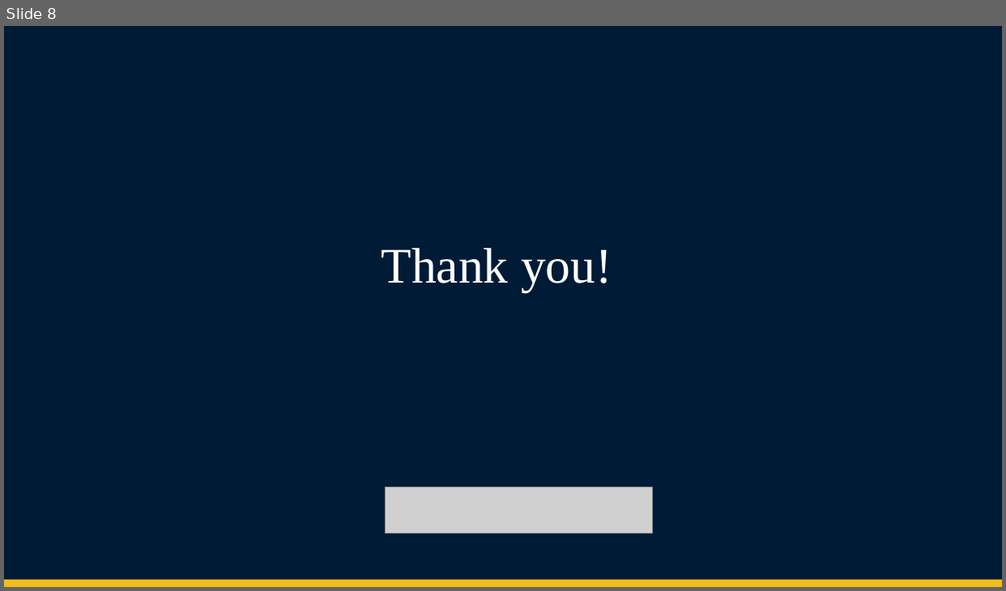
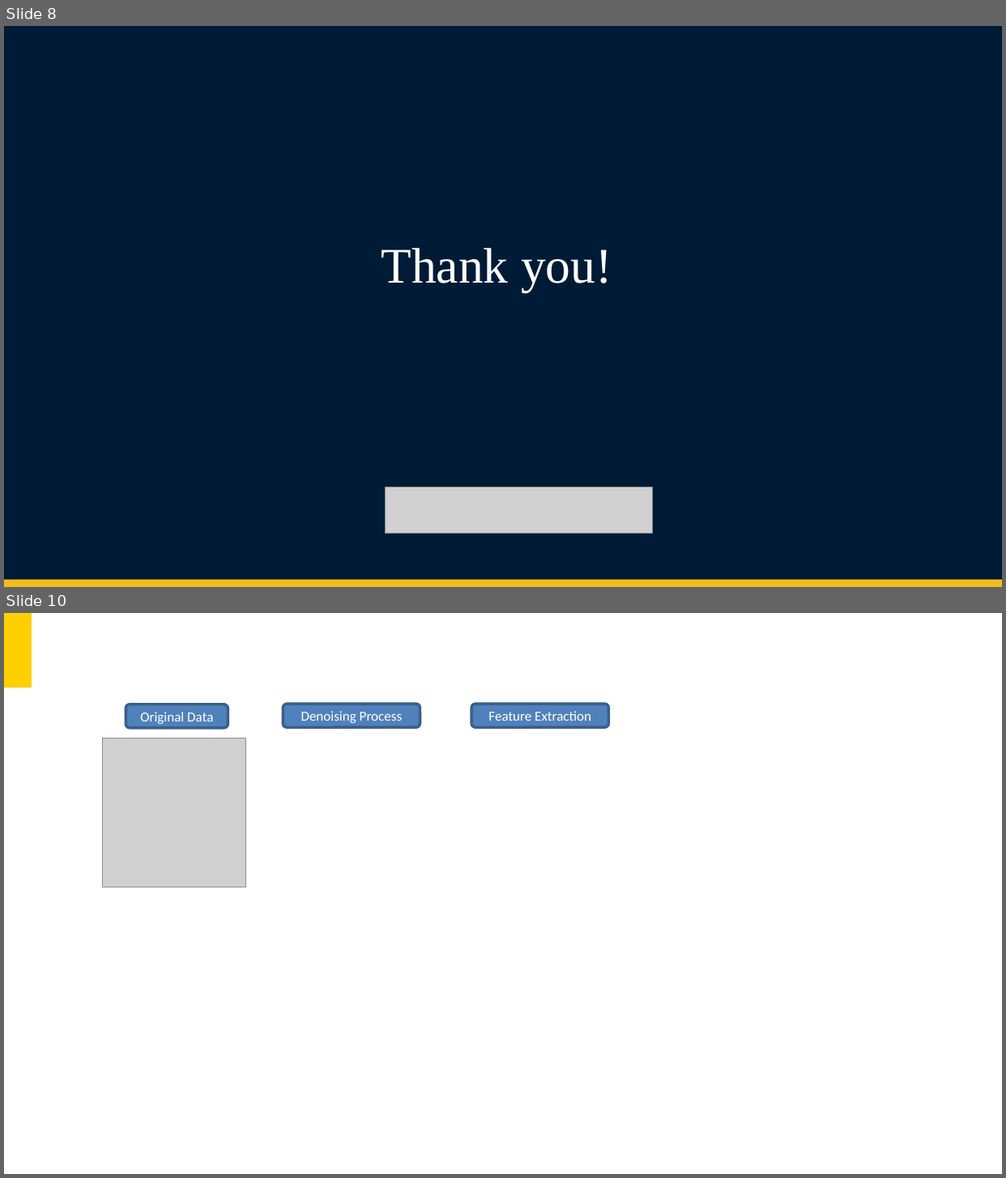
Before and after one commit to Zi-hao-Wei/Battery-Management-System, a slide deck: Weekly meeting slides/Week 5 Denoising Algorithms.pptx. Shown one above the other, each under a label of ours: slide 8 before the commit, slides 8 and 10 after it; the slides between them are not shown. The pictures are 1006x591 and 1006x1178 pixels, drawn with LibreOffice and Linux fonts; fonts in the diff are those of the drawing; grey boxes stand for pictures; background and template pictures are left out. Boxes give left, top, right and bottom in pixels: in the first picture for what was removed or moved away, otherwise in the second. Text is boxed around its words. In the diff, an @@ line names an element or a change of style, - is before the commit and + after.

```diff
--- a/Weekly meeting slides/Week 5 Denoising Algorithms.pptx
+++ b/Weekly meeting slides/Week 5 Denoising Algorithms.pptx
@@ slide 10 added at box(4, 613, 1002, 1174), background #FFFFFF @@
@@ rectangle added at box(4, 613, 32, 688), fill #FFCF00 @@
@@ rounded rectangle added at box(126, 705, 228, 729), fill #4F81BD, outline #3A5F8C 2 pt, 10 pt, text #FFFFFF @@
+Original Data
@@ rounded rectangle added at box(283, 704, 420, 728), fill #4F81BD, outline #3A5F8C 2 pt, 10 pt, text #FFFFFF @@
+Denoising Process
@@ rounded rectangle added at box(472, 704, 609, 728), fill #4F81BD, outline #3A5F8C 2 pt, 10 pt, text #FFFFFF @@
+Feature Extraction
@@ picture added at box(102, 738, 245, 888) @@
```
Also in this commit, not shown: 1 other slide added.
